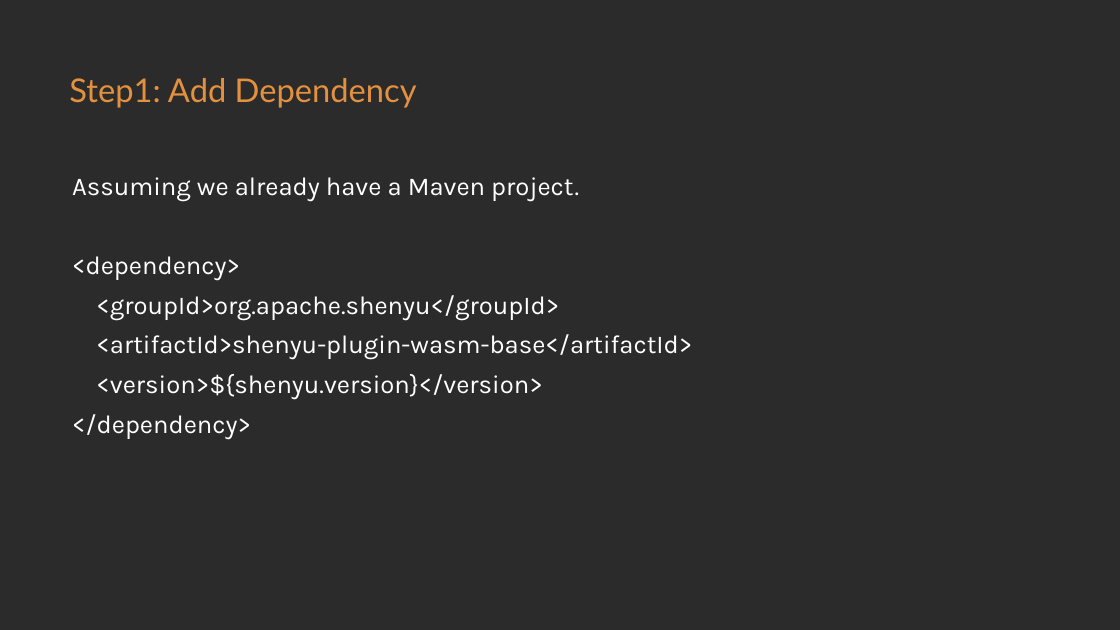
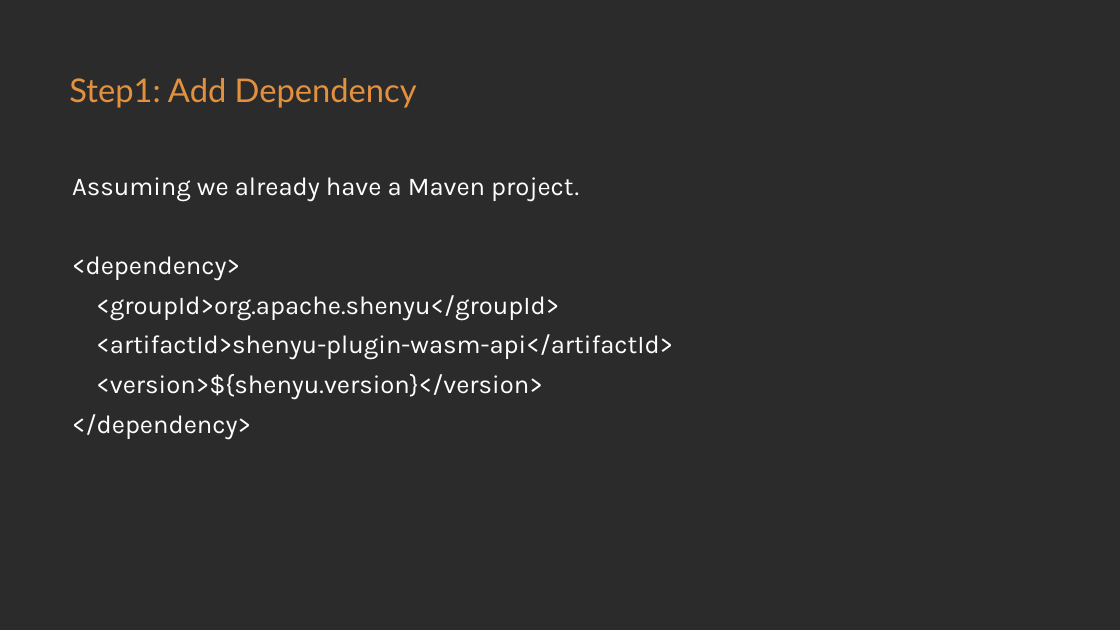
Before and after one commit to loongs-zhang/ACOCA2024-PlayWithWASM, a slide deck: slide 23 of PlayWithWASM.pptx (slide 24 before the commit). Drawn at 1120x630 pixels with LibreOffice and Linux fonts; fonts in the diff are those of the drawing; background and template pictures are left out; a plain dark background stands for a picture behind light text. Boxes give left, top, right and bottom in pixels: in the first picture for what was removed or moved away, otherwise in the second. Text is boxed around its words. In the diff, an @@ line names an element or a change of style, - is before the commit and + after.

```diff
--- a/PlayWithWASM.pptx
+++ b/PlayWithWASM.pptx
@@ text at [96, 334, 673, 360]: text changed @@
-<artifactId>shenyu-plugin-wasm-base</artifactId>
+<artifactId>shenyu-plugin-wasm-api</artifactId>
```
Also in this commit, not shown: 1 other slide changed, 3 slides added, 6 slides removed, 11 other files.
